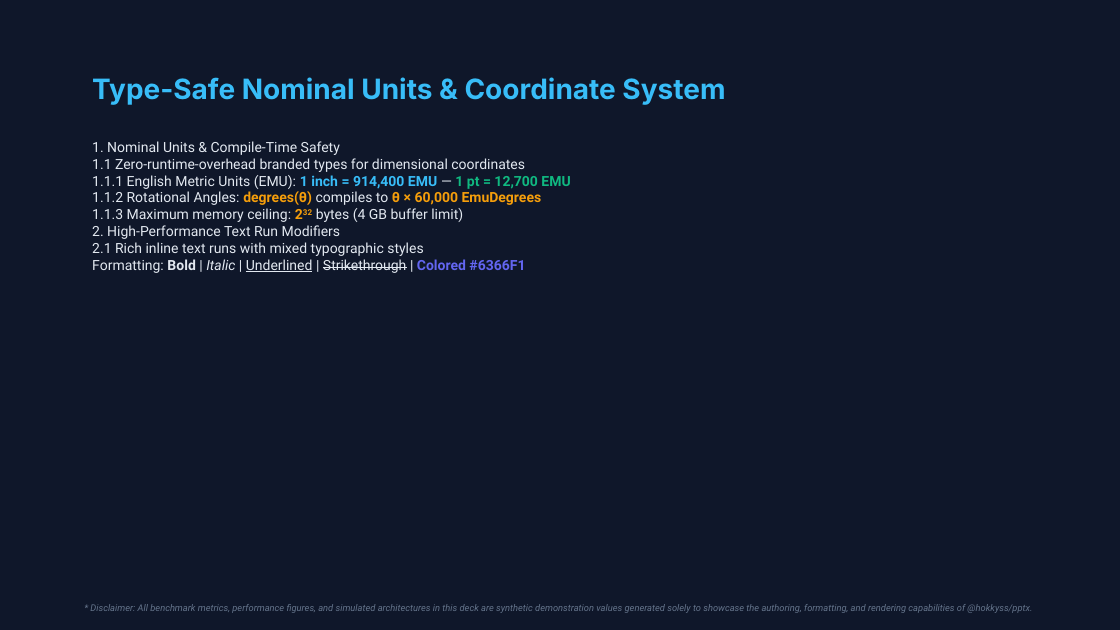
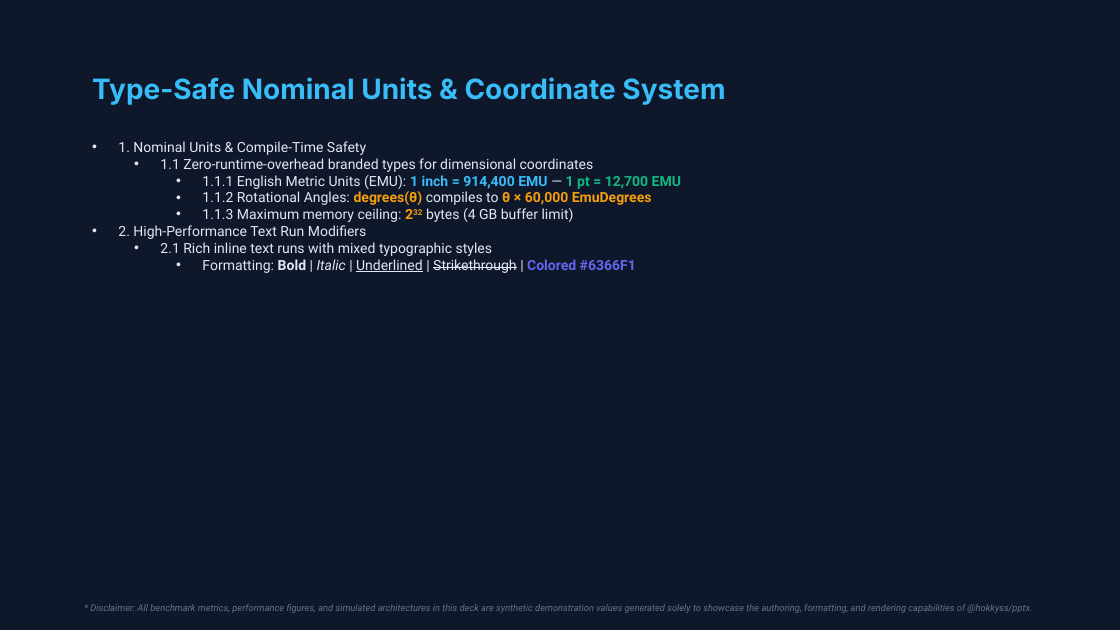
Before and after one commit to hokkyss/pptx-parser, a slide deck: slide 4 of hokkyss_showcase_deck.pptx. Drawn at 1120x630 pixels with LibreOffice and Linux fonts; fonts in the diff are those of the drawing. Boxes give left, top, right and bottom in pixels: in the first picture for what was removed or moved away, otherwise in the second. Text is boxed around its words. In the diff, an @@ line names an element or a change of style, - is before the commit and + after.

```diff
--- a/hokkyss_showcase_deck.pptx
+++ b/hokkyss_showcase_deck.pptx
@@ text "1. Nominal Units & Compile-Time ..." at [118,141,681,273]: bullet none to • @@
```
Also in this commit, not shown: 7 other slides changed, 1 slide added, 18 other files.
